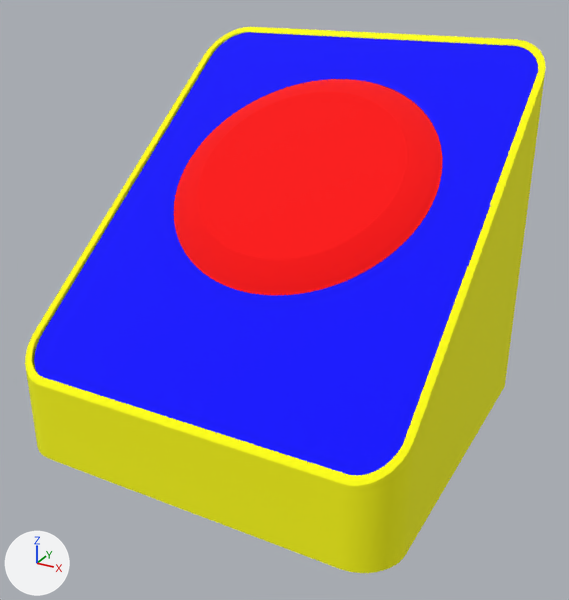
The glTF model static/radar/radar_v4.glb, before and after one commit.
Both versions are drawn from a 50 mm camera at (0.0545, -0.0998, 0.0693) aimed at (0.0009, -0.0024, 0.0206). The lights are fixed; the arrows at lower left show +X, +Y and +Z. The first picture is the older version. Where no turn or scale is listed for an object, it has been applied to the vertices.

The first picture shows 'body', 'faceplate', 'screen'.
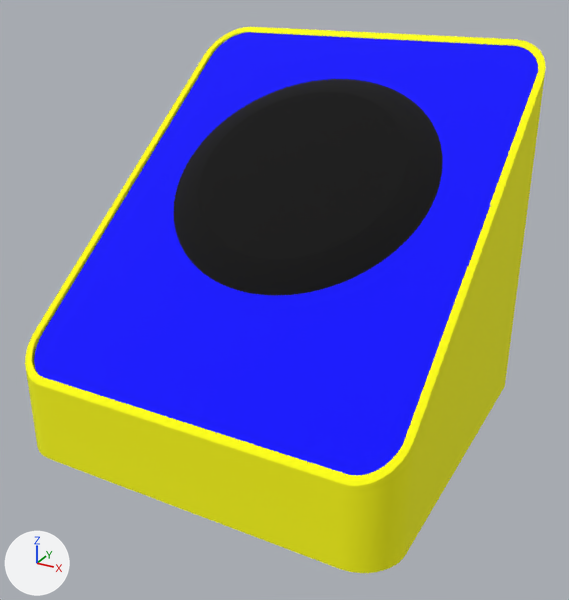
Changed parts and their boxes [x1, y1, x2, y2] in the pictures (569 x 600 px):
'screen', surface changed (red to black): [174, 79, 442, 295] in both

The change, as a list of edits to the scene's bpy script:
```text
Add img_untitled:
    img_untitled = load_image('Untitled', '_unpacked/Untitled', 1024, 1024, 'sRGB')
Change mat_1_000000_0_000000_0_000000_0_000000_0_000000:
    remove mat_1_000000_0_000000_0_000000_0_000000_0_000000.base_color = (1.0, 0.0, 0.0)  # red #ff0000
    add mat_1_000000_0_000000_0_000000_0_000000_0_000000.texture = img_untitled
```
